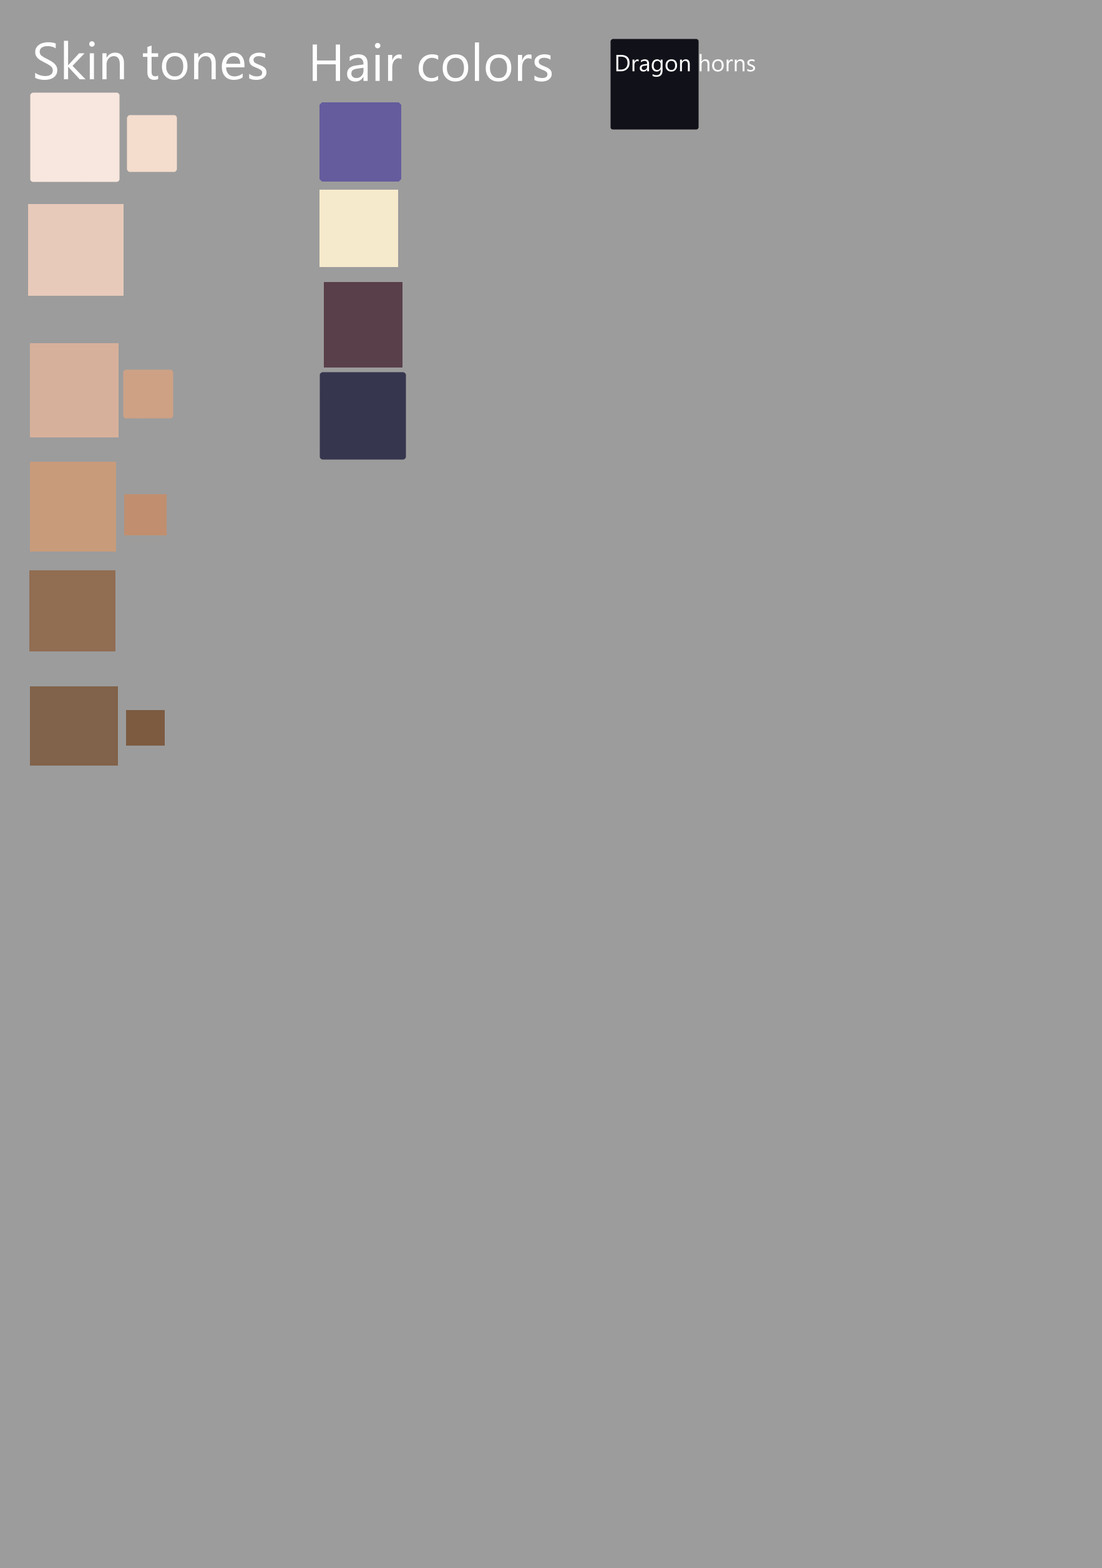
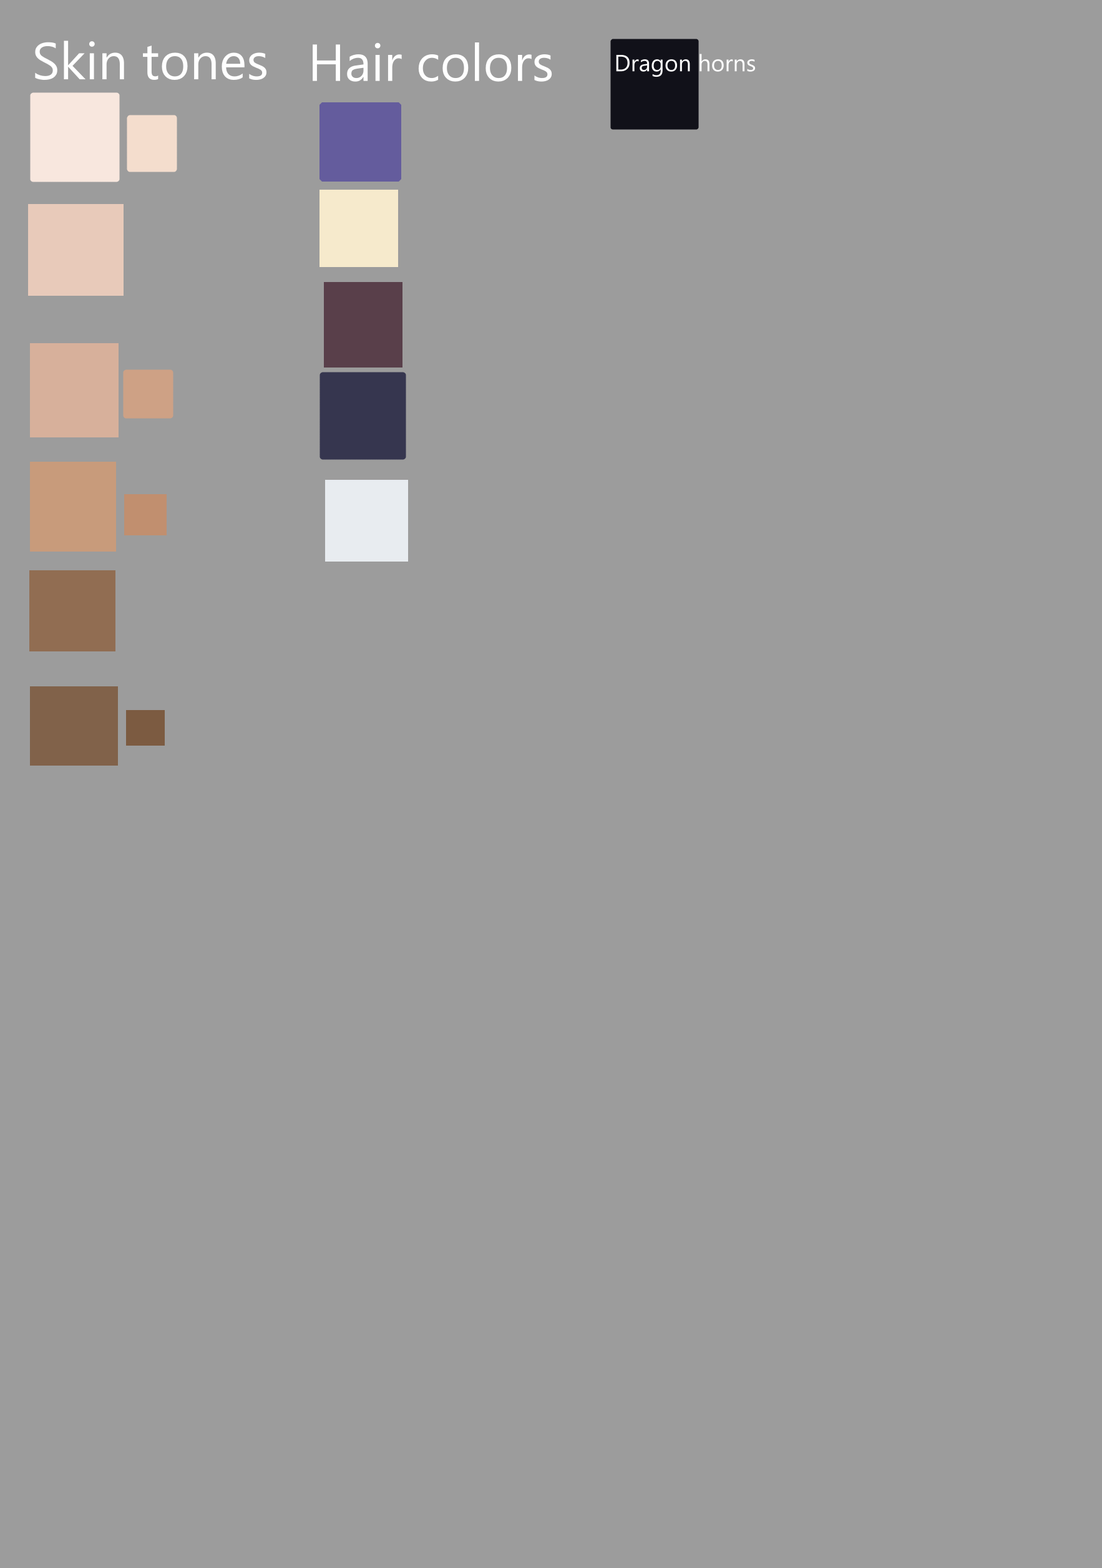
Comparing the layer stacks of the two 1102×1568 images. Changes:
painted on "Vector Layer 1 Merged" over box(325, 479, 409, 562)